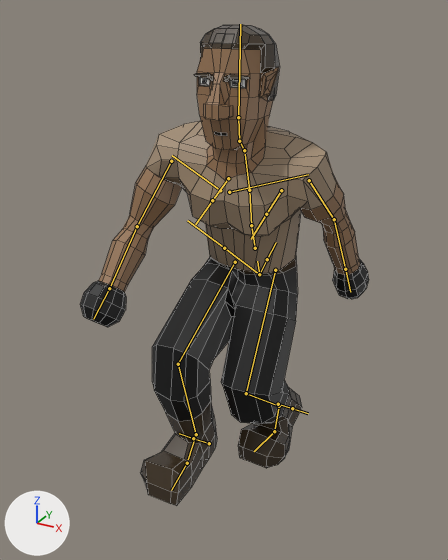
The FBX model Assets/PlayerModel.fbx as it was, and as the next commit left it.
Both versions are drawn from a camera (50 mm lens) standing at (1.33, -2.68, 2.43) and looking at (-0.09, -0.11, 1.15). Arrows for +X, +Y and +Z are at lower left; the lights stay in place. The picture after the commit comes second. Both versions are drawn at frame 20 of the action 'Leap'; the numbers are the values there. The bones that change, and the others that lie on the model, are drawn over the model as lines. Mesh edges are drawn as thin lines.

In view in the first picture: 'Human.Mesh'.
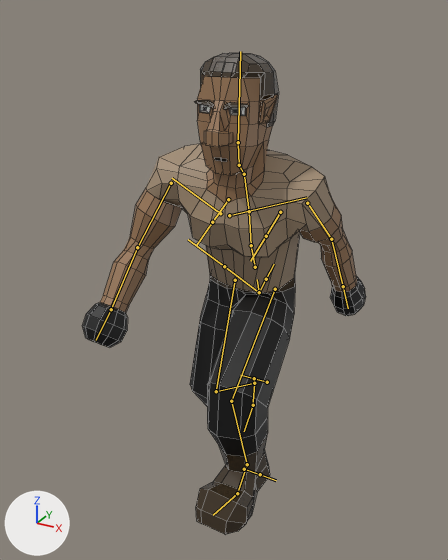
What differs and where, as boxes (x1, y1, x2, y2) in the pictures (448 x 560 px):
```json
{"object": "Human.Mesh", "change": "posed", "before": [80, 25, 369, 506], "after": [82, 53, 366, 534]}
{"bone": "spine", "before": "(259, 274) to (257, 261)", "after": "(259, 292) to (257, 279)"}
{"bone": "thigh.L", "before": "(275, 270) to (246, 393)", "after": "(275, 289) to (231, 401)"}
{"bone": "shin.L", "before": "(246, 393) to (279, 406)", "after": "(231, 401) to (247, 464)"}
{"bone": "foot.L", "before": "(279, 406) to (275, 428)", "after": "(247, 464) to (238, 490)"}
{"bone": "toe.L", "before": "(274, 431) to (254, 451)", "after": "(237, 493) to (213, 515)"}
{"bone": "thigh.R", "before": "(235, 262) to (178, 364)", "after": "(235, 280) to (216, 391)"}
{"bone": "shin.R", "before": "(178, 364) to (196, 434)", "after": "(216, 391) to (254, 383)"}
{"bone": "foot.R", "before": "(196, 434) to (188, 459)", "after": "(254, 383) to (253, 402)"}
{"bone": "toe.R", "before": "(187, 463) to (171, 490)", "after": "(253, 405) to (244, 431)"}
```

The change, as JSON lines over the scene's bpy script:
```json
{"block": "bone_spine", "where": "bone_spine = bpy.data.objects['Human'].pose.bones['spine']"}
{"op": "set", "path": "bone_spine.location", "old": "(0.0, -0.198, 0.051)", "new": "(0.0, -0.369, 0.095)"}
{"block": "bone_thigh_l", "where": "bone_thigh_l = bpy.data.objects['Human'].pose.bones['thigh.L']  # child of 'spine'"}
{"op": "set", "path": "bone_thigh_l.rotation_quaternion", "old": "(0.952, -0.306, -0.013, 0.0)", "new": "(0.885, -0.465, -0.019, 0.0)", "note": "degrees (-36, -1, 0) -> degrees (-55, -2, 1)"}
{"block": "bone_shin_l", "where": "bone_shin_l = bpy.data.objects['Human'].pose.bones['shin.L']  # child of 'thigh.L'"}
{"op": "set", "path": "bone_shin_l.rotation_quaternion", "old": "(0.785, 0.619, 0.0, 0.0)", "new": "(0.848, 0.53, 0.0, 0.0)", "note": "degrees (77, 0, 0) -> degrees (64, 0, 0)"}
{"block": "bone_foot_l", "where": "bone_foot_l = bpy.data.objects['Human'].pose.bones['foot.L']  # child of 'shin.L'"}
{"op": "set", "path": "bone_foot_l.rotation_quaternion", "old": "(0.998, -0.064, 0.0, 0.0)", "new": "(1.0, 0.0, 0.0, 0.0)", "note": "degrees (-7, 0, 0) -> degrees (0, 0, 0)"}
{"block": "bone_toe_l", "where": "bone_toe_l = bpy.data.objects['Human'].pose.bones['toe.L']  # child of 'foot.L'"}
{"op": "set", "path": "bone_toe_l.rotation_quaternion", "old": "(0.953, 0.301, 0.037, -0.012)", "new": "(0.99, 0.143, 0.014, -0.011)", "note": "degrees (35, 4, 0) -> degrees (16, 2, -1)"}
{"block": "bone_thigh_r", "where": "bone_thigh_r = bpy.data.objects['Human'].pose.bones['thigh.R']  # child of 'spine'"}
{"op": "set", "path": "bone_thigh_r.rotation_quaternion", "old": "(0.876, -0.482, 0.02, 0.0)", "new": "(0.991, -0.135, 0.006, 0.0)", "note": "degrees (-58, 2, -1) -> degrees (-16, 1, 0)"}
{"block": "bone_shin_r", "where": "bone_shin_r = bpy.data.objects['Human'].pose.bones['shin.R']  # child of 'thigh.R'"}
{"op": "set", "path": "bone_shin_r.rotation_quaternion", "old": "(0.852, 0.523, 0.0, 0.0)", "new": "(0.818, 0.575, 0.0, 0.0)", "note": "degrees (63, 0, 0) -> degrees (70, 0, 0)"}
{"block": "bone_foot_r", "where": "bone_foot_r = bpy.data.objects['Human'].pose.bones['foot.R']  # child of 'shin.R'"}
{"op": "set", "path": "bone_foot_r.rotation_quaternion", "old": "(0.998, 0.054, -0.018, -0.009)", "new": "(0.997, -0.076, -0.018, -0.005)", "note": "degrees (6, -2, -1) -> degrees (-9, -2, 0)"}
{"block": "bone_toe_r", "where": "bone_toe_r = bpy.data.objects['Human'].pose.bones['toe.R']  # child of 'foot.R'"}
{"op": "set", "path": "bone_toe_r.rotation_quaternion", "old": "(0.992, 0.122, -0.021, -0.003)", "new": "(0.964, 0.262, -0.046, -0.007)", "note": "degrees (14, -2, -1) -> degrees (30, -5, -2)"}
```
